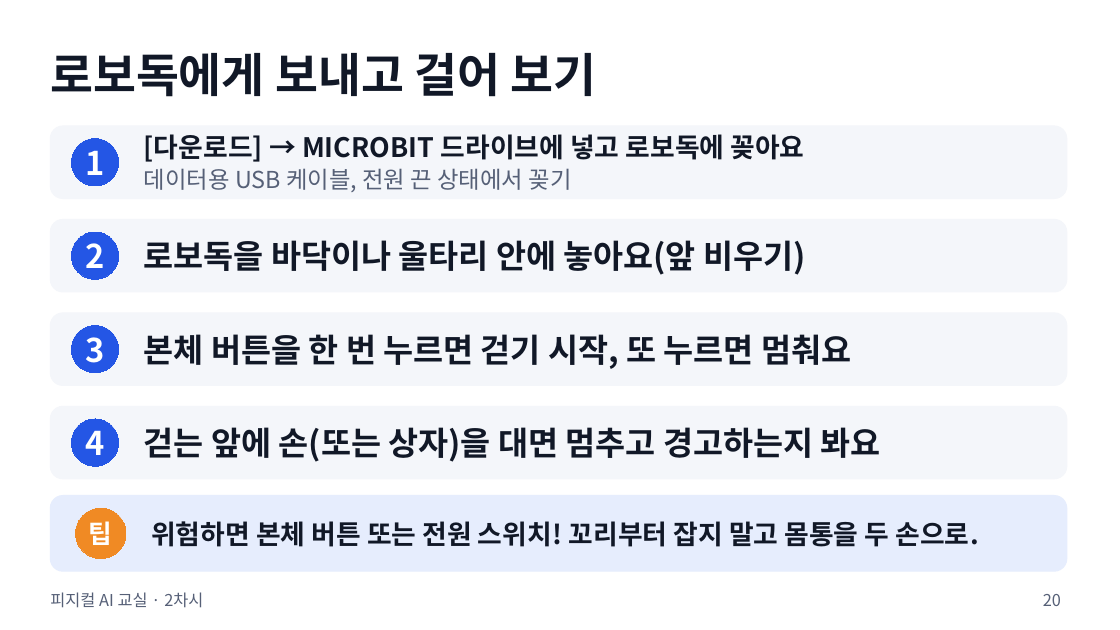
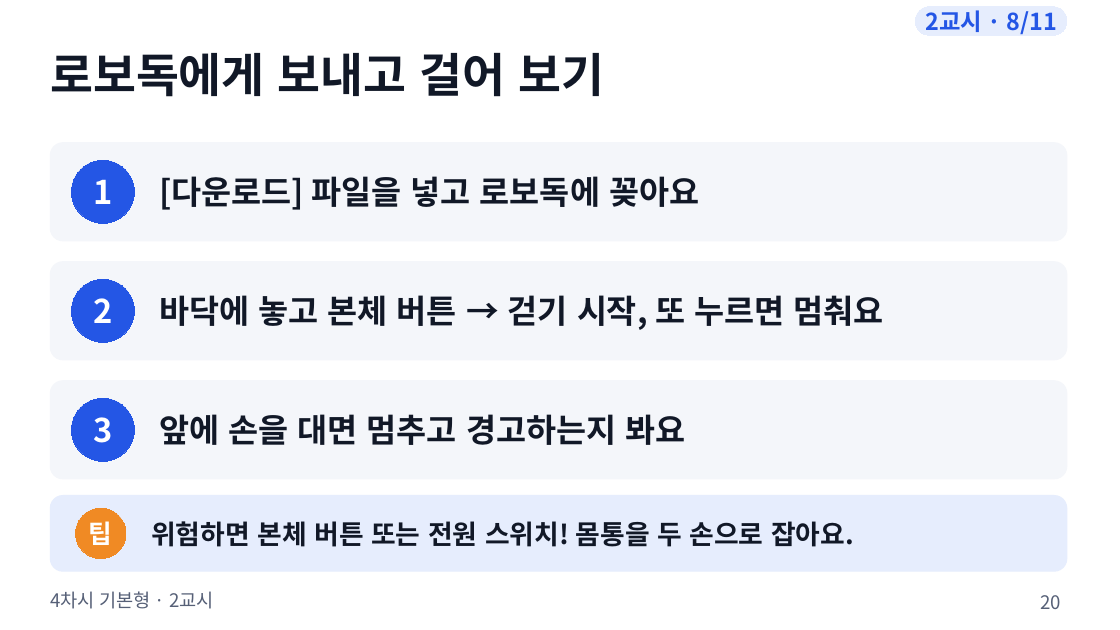
Before and after one commit to boundaryx01-uniquelife/microbit, a slide deck: slide 20 of bridge/docs/materials/4차시_기본형/4차시_수업슬라이드.pptx. Drawn at 1120x630 pixels with LibreOffice and Linux fonts; fonts in the diff are those of the drawing. Boxes give left, top, right and bottom in pixels: in the first picture for what was removed or moved away, otherwise in the second. Text is boxed around its words. In the diff, an @@ line names an element or a change of style, - is before the commit and + after.

```diff
--- a/bridge/docs/materials/4차시_기본형/4차시_수업슬라이드.pptx
+++ b/bridge/docs/materials/4차시_기본형/4차시_수업슬라이드.pptx
@@ rounded rectangle added at [916,7,1067,35], fill #E6EDFD, outline #E6EDFD 0.75 pt, 20 pt, text #2456E5, bold @@
+2교시 · 8/11
@@ rounded rectangle: place and size @@
-rounded rectangle at [50,126,1067,198]
+rounded rectangle at [50,143,1067,241]
@@ ellipse "1": place and size @@
-ellipse "1" at [71,139,118,186]
+ellipse "1" at [71,160,134,223]
@@ text at [160,176,699,210]: text changed; size 23 to 28 pt @@
-[다운로드] → MICROBIT 드라이브에 넣고 로보독에 꽂아요
-데이터용 USB 케이블, 전원 끈 상태에서 꽂기
+[다운로드] 파일을 넣고 로보독에 꽂아요
@@ rounded rectangle removed at [50,219,1067,292] @@
@@ proportions changed in 3 elements at [50,381,1067,479], [50,143,1067,241], [50,262,1067,360] @@
@@ rounded rectangle: place and size @@
-rounded rectangle at [50,313,1067,386]
+rounded rectangle at [50,262,1067,360]
@@ text removed at [144,240,805,275] @@
-로보독을 바닥이나 울타리 안에 놓아요(앞 비우기)
@@ ellipse "2": place and size @@
-ellipse "2" at [71,232,118,279]
+ellipse "2" at [71,280,134,343]
@@ text at [160,295,883,330]: text changed @@
-본체 버튼을 한 번 누르면 걷기 시작, 또 누르면 멈춰요
+바닥에 놓고 본체 버튼 → 걷기 시작, 또 누르면 멈춰요
@@ rounded rectangle: place and size @@
-rounded rectangle at [50,407,1067,479]
+rounded rectangle at [50,381,1067,479]
@@ ellipse "3": place and size @@
-ellipse "3" at [71,326,118,373]
+ellipse "3" at [71,398,134,461]
@@ ellipse removed at [71,419,118,466] @@
-4
@@ text at [160,414,685,445]: text changed @@
-걷는 앞에 손(또는 상자)을 대면 멈추고 경고하는지 봐요
+앞에 손을 대면 멈추고 경고하는지 봐요
@@ text at [151,521,854,547]: text changed @@
-위험하면 본체 버튼 또는 전원 스위치! 꼬리부터 잡지 말고 몸통을 두 손으로.
+위험하면 본체 버튼 또는 전원 스위치! 몸통을 두 손으로 잡아요.
@@ text at [50,591,214,609]: text changed; size 14 to 16 pt @@
-피지컬 AI 교실 · 2차시
+4차시 기본형 · 2교시
@@ page number at [1040,595,1061,609]: size 14 to 16 pt @@
```
Also in this commit, not shown: 44 other slides changed, 3 slides added, 1 slide removed, 25 other files.
